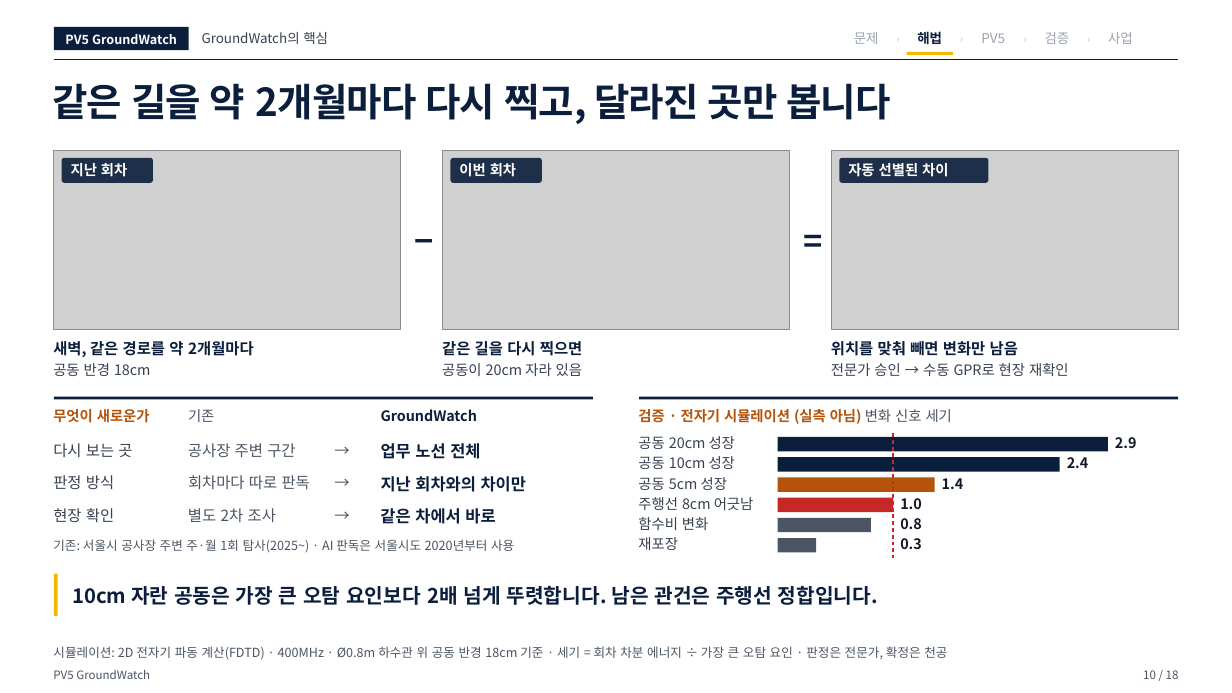
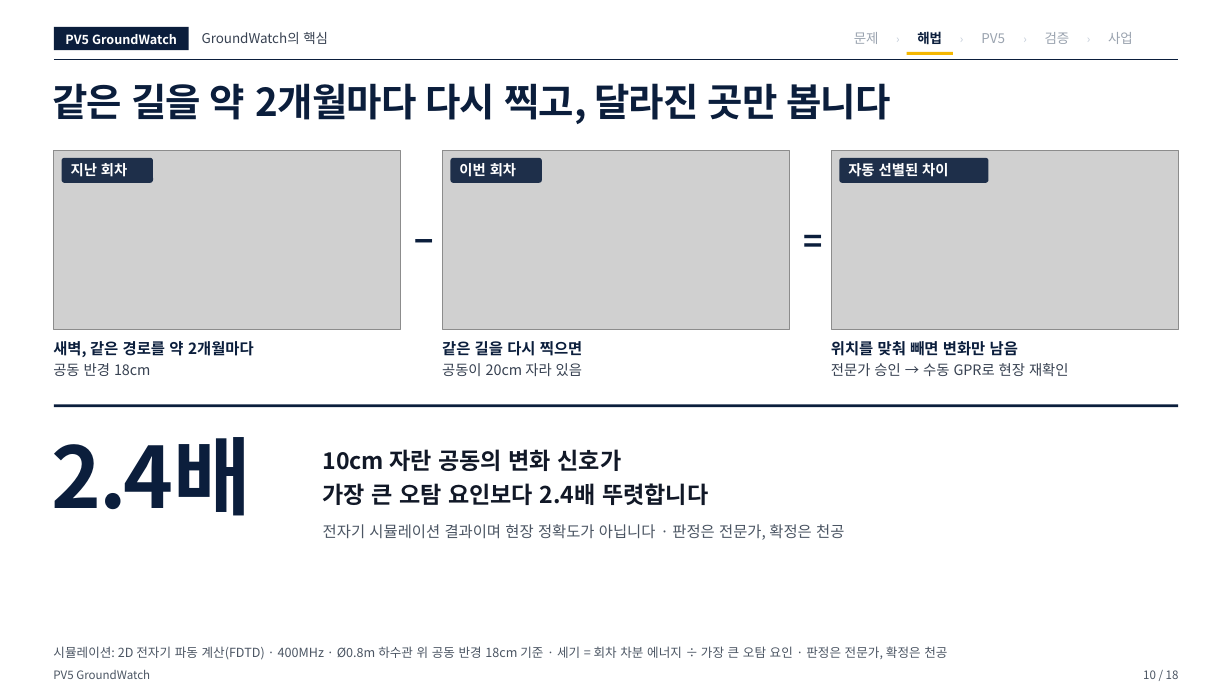
Before and after one commit to woojin-choe/pv5-hose-lab, a slide deck: slide 10 of ppt_all/PV5_GroundWatch_10_25.pptx. Drawn at 1232x693 pixels with LibreOffice and Linux fonts; fonts in the diff are those of the drawing; grey boxes stand for pictures. Boxes give left, top, right and bottom in pixels: in the first picture for what was removed or moved away, otherwise in the second. Text is boxed around its words. In the diff, an @@ line names an element or a change of style, - is before the commit and + after.

```diff
--- a/ppt_all/PV5_GroundWatch_10_25.pptx
+++ b/ppt_all/PV5_GroundWatch_10_25.pptx
@@ rectangle: place and size @@
-rectangle at box(54, 396, 592, 399)
+rectangle at box(54, 405, 1178, 408)
@@ text added at box(52, 437, 252, 516), 66 pt, text #0B1E3C, bold @@
+2.4배
@@ text added at box(322, 449, 622, 471), 18 pt, text #111827, bold @@
+10cm 자란 공동의 변화 신호가
@@ group removed at box(638, 396, 1178, 558): 13 texts, 7 rectangles, 1 freeform shape @@
-검증 · 전자기 시뮬레이션 (실측 아님) 변화 신호 세기
-공동 20cm 성장
-2.9
-공동 10cm 성장
-2.4
-공동 5cm 성장
-1.4
-주행선 8cm 어긋남
-1.0
-함수비 변화
-0.8
-재포장
-0.3
@@ text at box(322, 483, 708, 505): text changed; size 15.8 to 18 pt; text colour #0B1E3C to #111827 @@
-10cm 자란 공동은 가장 큰 오탐 요인보다 2배 넘게 뚜렷합니다. 남은 관건은 주행선 정합입니다.
+가장 큰 오탐 요인보다 2.4배 뚜렷합니다
@@ group removed at box(53, 409, 526, 552): 16 texts @@
-무엇이 새로운가
-기존
-GroundWatch
-다시 보는 곳
-공사장 주변 구간
-→
-업무 노선 전체
-판정 방식
-회차마다 따로 판독
-→
-지난 회차와의 차이만
-현장 확인
-별도 2차 조사
-→
-같은 차에서 바로
-기존: 서울시 공사장 주변 주·월 1회 탐사(2025~) · AI 판독은 서울시도 2020년부터 사용
@@ text added at box(323, 524, 844, 540), 12 pt, text #4B5563 @@
+전자기 시뮬레이션 결과이며 현장 정확도가 아닙니다 · 판정은 전문가, 확정은 천공
@@ rectangle removed at box(54, 574, 57, 616) @@
```
Also in this commit, not shown: 12 other slides changed, 18 other files.
